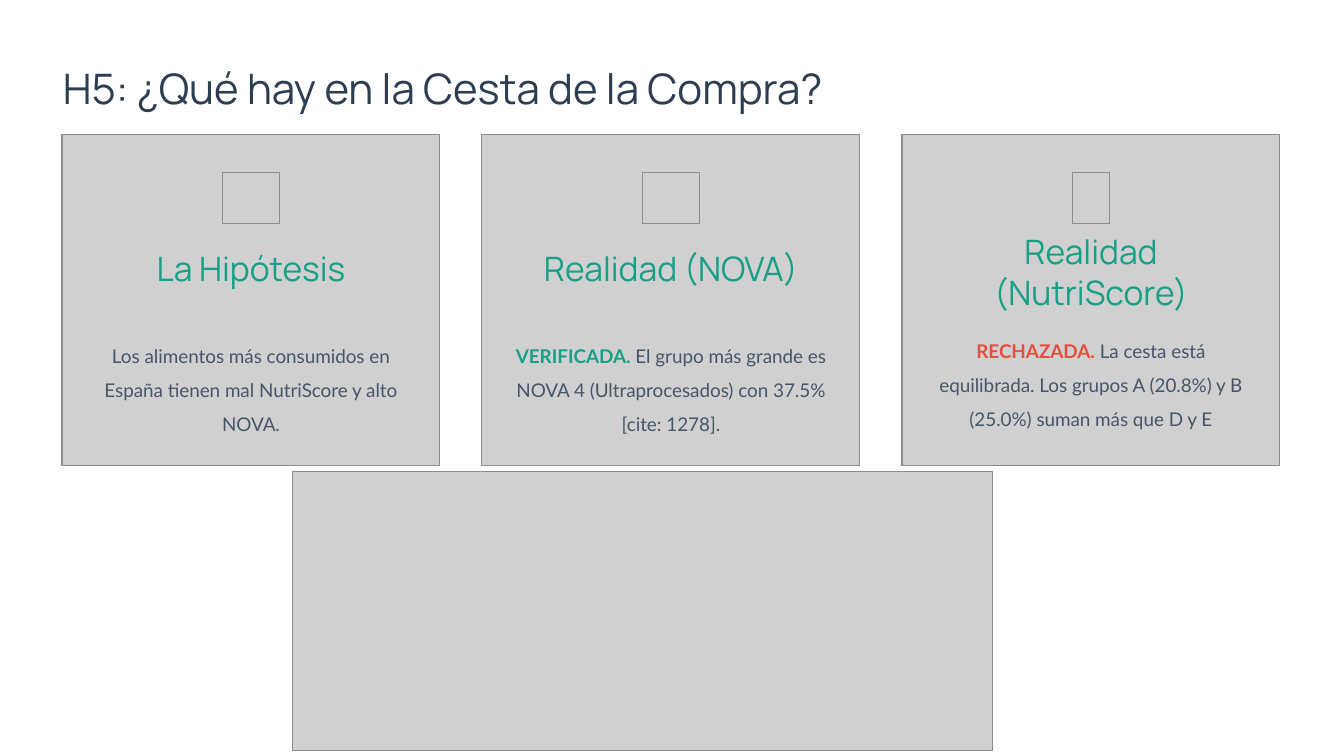
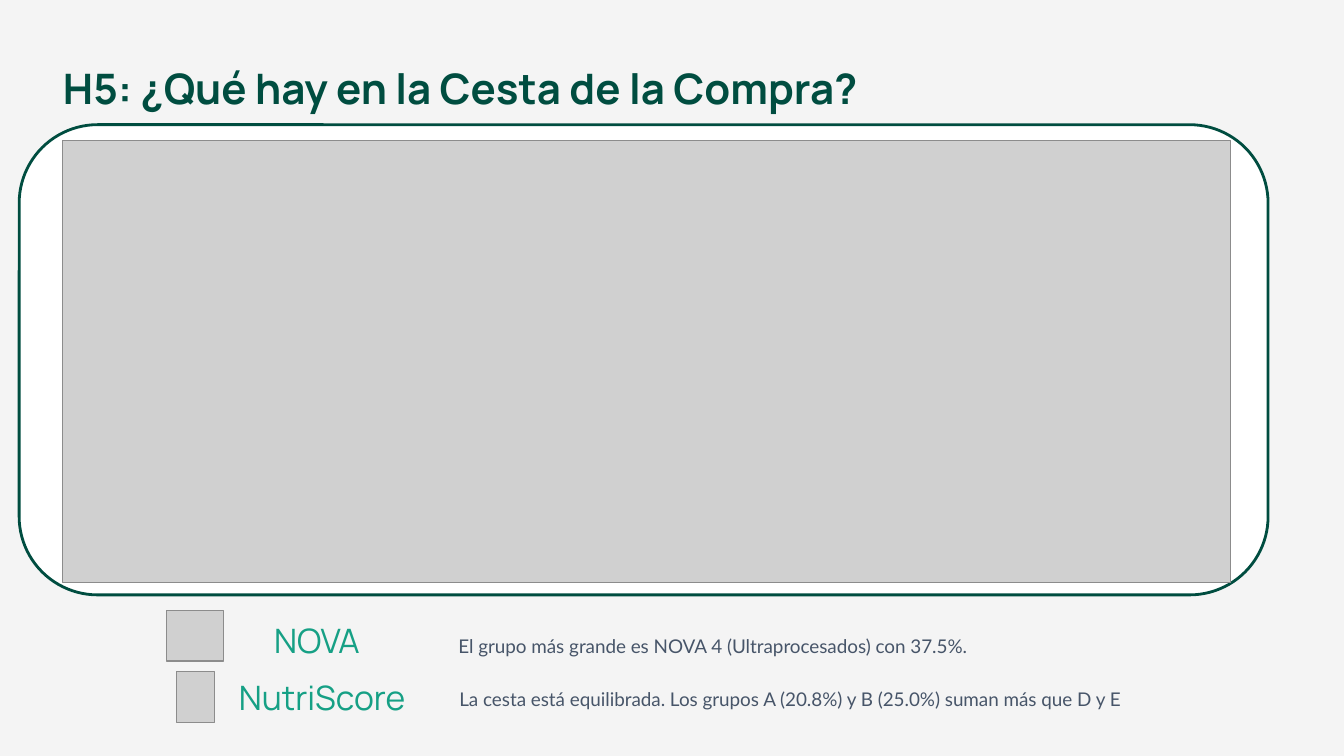
Before and after one commit to SergioMartinezRico/EDA_Nutriscore_NOVA, a slide deck: slide 15 of Análisis NutriScore vs NOVA.pptx. Drawn at 1344x756 pixels with LibreOffice and Linux fonts; fonts in the diff are those of the drawing; grey boxes stand for pictures. Boxes give left, top, right and bottom in pixels: in the first picture for what was removed or moved away, otherwise in the second. Text is boxed around its words. In the diff, an @@ line names an element or a change of style, - is before the commit and + after.

Commit message:
14/11 PPT

```diff
--- a/Análisis NutriScore vs NOVA.pptx
+++ b/Análisis NutriScore vs NOVA.pptx
@@ background #FFFFFF to #F4F4F4 @@
@@ text "H5: ¿Qué hay en la ..." at box(63, 70, 857, 114): text colour #2C3E50 to #004D40, bold on @@
@@ rounded rectangle added at box(19, 125, 1268, 595), fill #FFFFFF, outline #004D40 2 pt @@
@@ picture removed at box(62, 135, 440, 466) @@
@@ picture added at box(63, 140, 1231, 583) @@
@@ picture removed at box(482, 135, 860, 466) @@
@@ picture removed at box(902, 135, 1280, 466) @@
@@ picture removed at box(223, 172, 279, 223) @@
@@ text removed at box(157, 254, 345, 289) @@
-La Hipótesis
@@ text removed at box(104, 349, 397, 431) @@
-Los alimentos más consumidos en España tienen mal NutriScore y alto NOVA.
@@ picture removed at box(293, 471, 993, 751) @@
@@ picture: place and size @@
-picture at box(643, 172, 700, 223)
+picture at box(167, 611, 224, 661)
@@ text at box(274, 628, 360, 654): text changed @@
-Realidad (NOVA)
+NOVA
@@ text at box(458, 638, 967, 657): text changed @@
-VERIFICADA. El grupo más grande es NOVA 4 (Ultraprocesados) con 37.5% [cite: 1278].
+El grupo más grande es NOVA 4 (Ultraprocesados) con 37.5%.
@@ picture: place and size @@
-picture at box(1073, 172, 1111, 223)
+picture at box(176, 673, 215, 723)
@@ text at box(239, 685, 405, 711): text changed @@
-Realidad (NutriScore)
+NutriScore
@@ text at box(459, 691, 1121, 710): text changed @@
-RECHAZADA. La cesta está equilibrada. Los grupos A (20.8%) y B (25.0%) suman más que D y E
+La cesta está equilibrada. Los grupos A (20.8%) y B (25.0%) suman más que D y E
```
Also in this commit, not shown: 14 other slides changed, 3 slides added, 3 slides removed.
